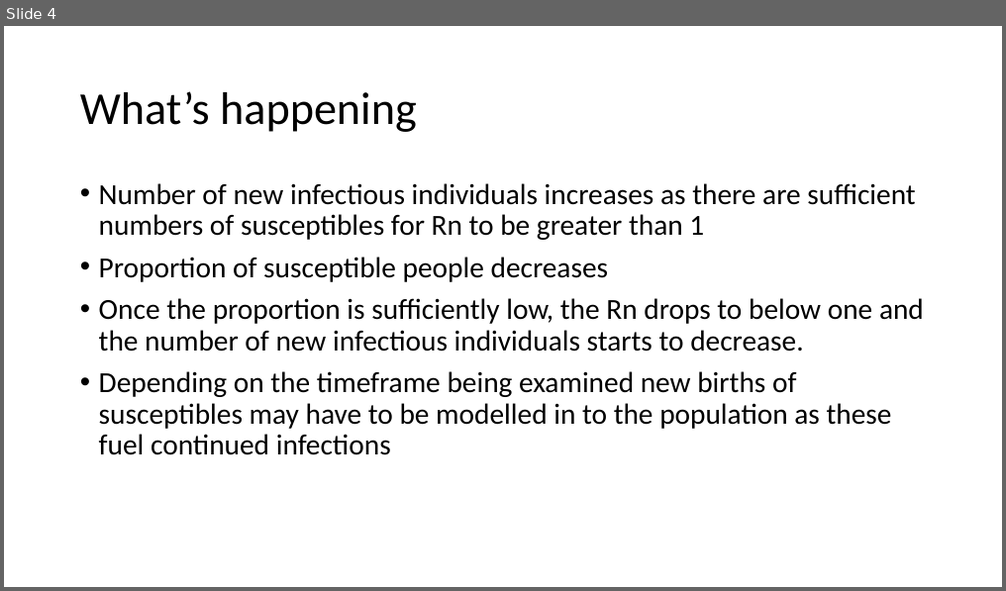
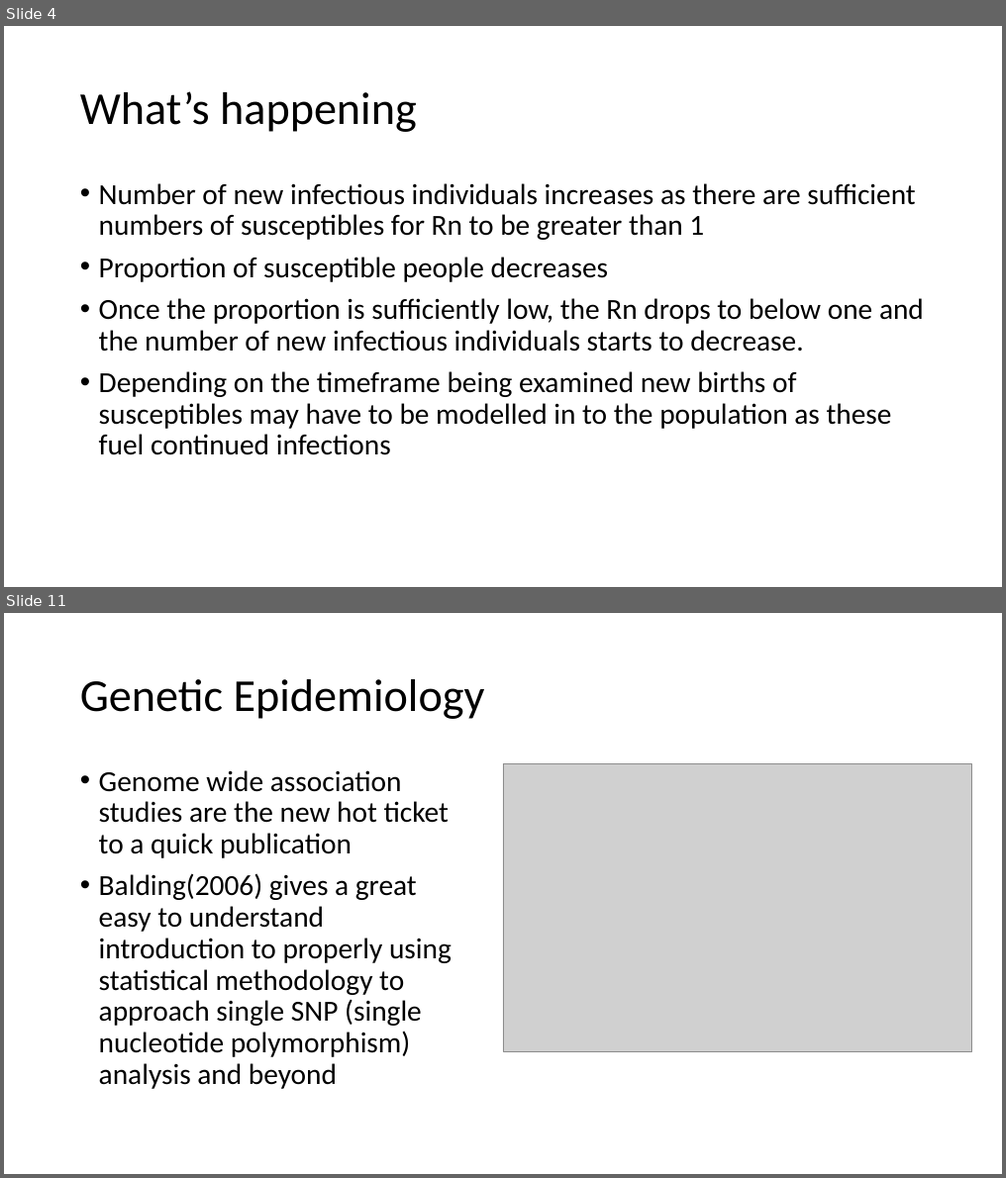
Before and after one commit to CJGRobins/R_Teaching, a slide deck: Session 8/Session 8.pptx. Shown one above the other, each under a label of ours: slide 4 before the commit, slides 4 and 11 after it; the slides between them are not shown. The pictures are 1006x591 and 1006x1178 pixels, drawn with LibreOffice and Linux fonts; fonts in the diff are those of the drawing; grey boxes stand for pictures. Boxes give left, top, right and bottom in pixels: in the first picture for what was removed or moved away, otherwise in the second. Text is boxed around its words. In the diff, an @@ line names an element or a change of style, - is before the commit and + after.

```diff
--- a/Session 8/Session 8.pptx
+++ b/Session 8/Session 8.pptx
@@ slide 11 added at [4, 613, 1002, 1174], background #FFFFFF @@
@@ title added at [80, 679, 485, 719], 44 pt, text #000000 @@
+Genetic Epidemiology
@@ text added at [99, 770, 451, 1089], 28 pt, text #000000 @@
+• Genome wide association studies are the new hot ticket to a quick publication
+• Balding(2006) gives a great easy to understand introduction to properly using statistical methodology to approach single SNP (single nucleotide polymorphism) analysis and beyond
@@ picture added at [503, 763, 972, 1052] @@
```
Also in this commit, not shown: 1 slide changed, 13 other slides added, 6 slides removed.
